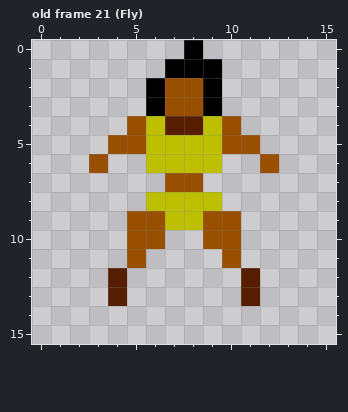
One commit to this pixel-art file: art/characters/Lady2.ase. This is how it looked before the edit.
16x16 pixels, 28 frames. Shown: old frame 21 (Fly). The commit also changed other frames, which this record leaves out.
After:
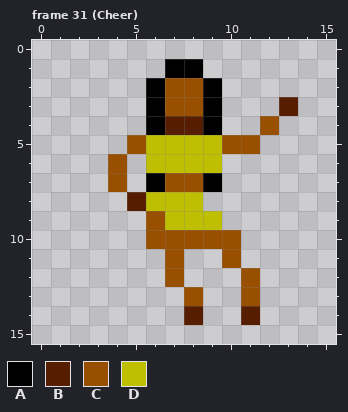
Palette (. is transparent): A #000000  B #571d00  C #994f00  D #bdbf00
A new or re-ordered frame is compared with the old frame closest to it.
Edits made:
frames 28 -> 36
Frame 31 (Cheer) is new; against old frame 21 (Fly), layer "Layer 3":
y 0: x 8 A -> .
y 1: x 9 A -> .
y 3: x 13 . -> B
y 4: x 5..6 CD -> .A; x 9..10 DC -> A.; x 12 . -> C
y 5: x 4 C -> .
y 6: x 3..4 C. -> .C; x 12 C -> .
y 7: x 4 . -> C; x 6 . -> A; x 9 . -> A
y 8: x 5 . -> B; x 9 D -> .
y 9: x 5 C -> .; x 9..10 CC -> D.
y 10: x 5 C -> .; x 7..8 .. -> CC
y 11: x 5 C -> .; x 7 . -> C
y 12: x 4 B -> .; x 7 . -> C; x 11 B -> C
y 13: x 4 B -> .; x 8 . -> C; x 11 B -> C
y 14: x 8 . -> B; x 11 . -> B
Where, in picture pixels (left, top, right, bottom), the same in both pictures:
changed: (89, 40, 298, 325)
